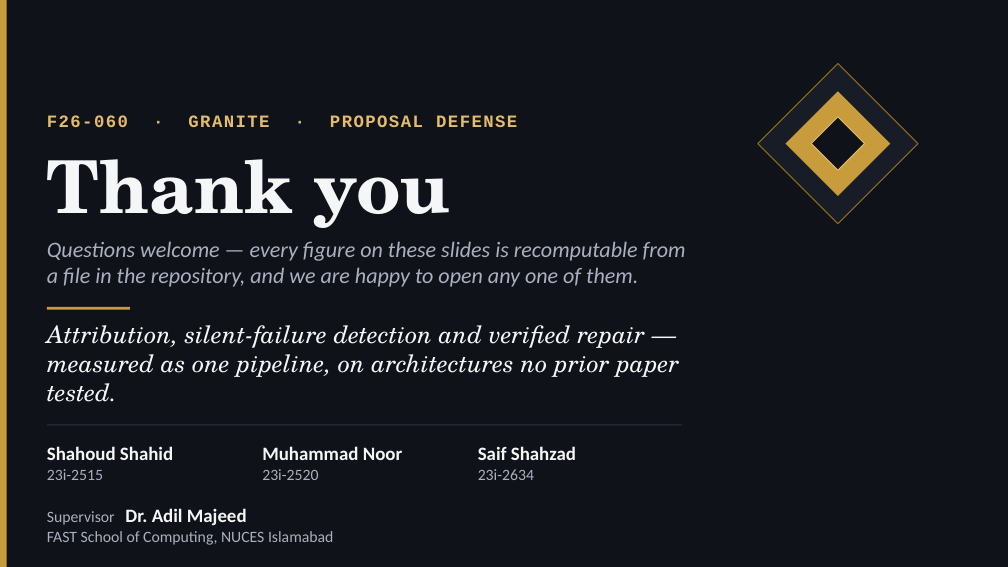
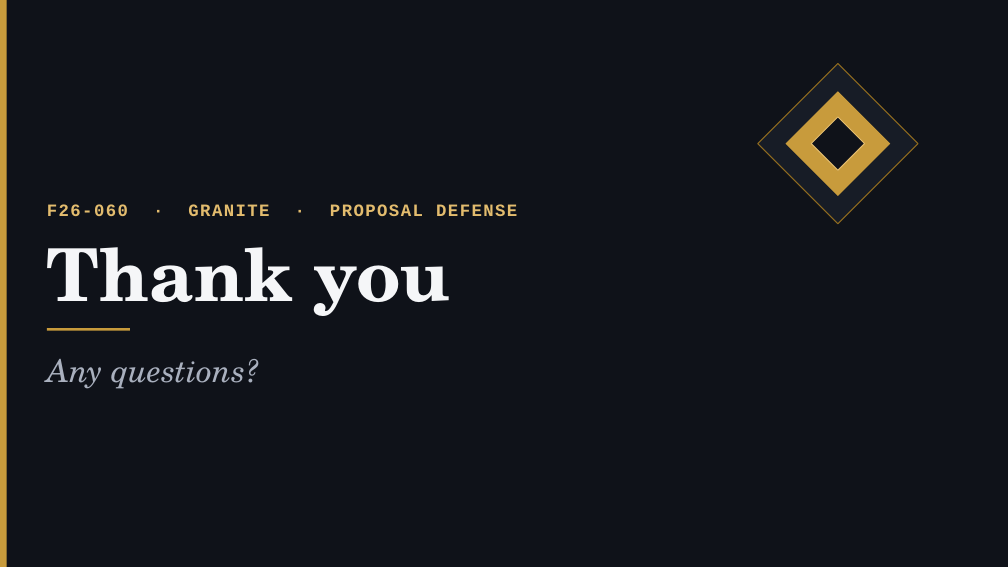
Before and after one commit to Shahoud867/Final-Year-Project, a slide deck: slide 12 of markdowns/05-deliverables/proposal-deck/Granite_Proposal_Defense_v2.pptx. Drawn at 1008x567 pixels with LibreOffice and Linux fonts; fonts in the diff are those of the drawing. Boxes give left, top, right and bottom in pixels: in the first picture for what was removed or moved away, otherwise in the second. Text is boxed around its words. In the diff, an @@ line names an element or a change of style, - is before the commit and + after.

```diff
--- a/markdowns/05-deliverables/proposal-deck/Granite_Proposal_Defense_v2.pptx
+++ b/markdowns/05-deliverables/proposal-deck/Granite_Proposal_Defense_v2.pptx
@@ text "F26-060 · GRANITE · PROPOSAL ...": place and size @@
-text "F26-060 · GRANITE · PROPOSAL ..." at [47,115,517,127]
+text "F26-060 · GRANITE · PROPOSAL ..." at [47,204,517,216]
@@ text "Thank you": place and size @@
-text "Thank you" at [47,159,451,228]
+text "Thank you" at [47,247,451,316]
@@ text removed at [47,241,686,287] @@
-Questions welcome — every figure on these slides is recomputable from a file in the repository, and we are happy to open any one of them.
@@ rectangle: place and size @@
-rectangle at [47,307,130,310]
+rectangle at [47,328,130,331]
@@ text removed at [47,325,679,402] @@
-Attribution, silent-failure detection and verified repair — measured as one pipeline, on architectures no prior paper tested.
@@ text added at [47,359,259,389], 30 pt, text #A9B0BE, italic @@
+Any questions?
@@ line removed from (47, 425) to (682, 425) @@
@@ text removed at [47,446,173,480] @@
-Shahoud Shahid
-23i-2515
@@ text removed at [262,446,402,480] @@
-Muhammad Noor
-23i-2520
@@ text removed at [478,446,576,480] @@
-Saif Shahzad
-23i-2634
@@ text removed at [47,508,333,545] @@
-Supervisor Dr. Adil Majeed
-FAST School of Computing, NUCES Islamabad
```
Also in this commit, not shown: 1 other file.
